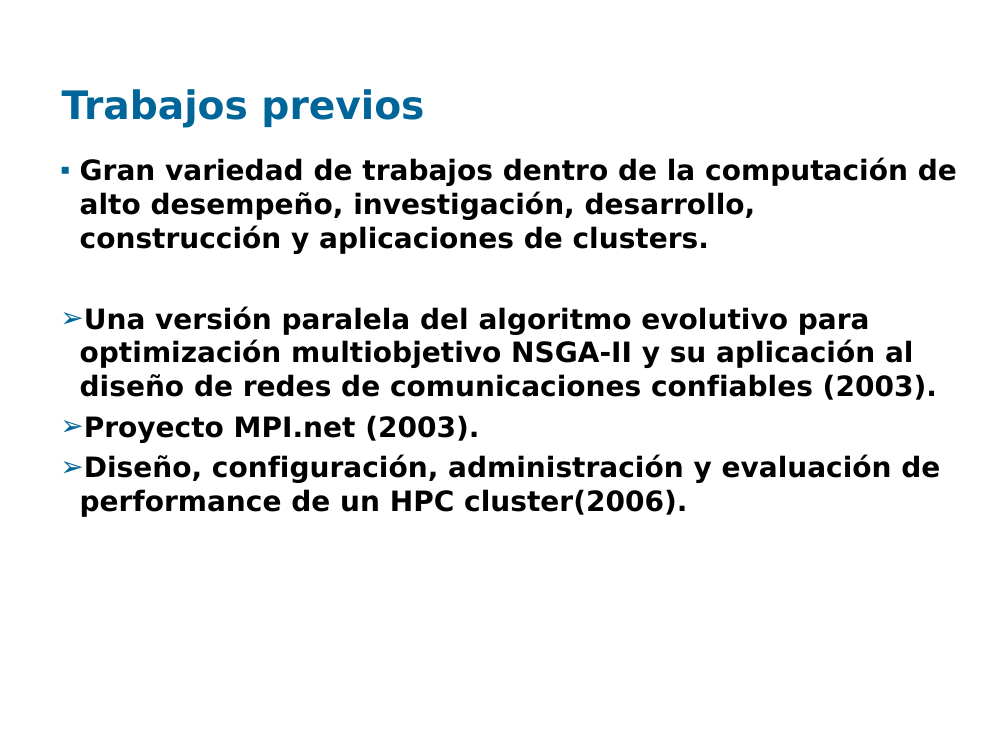
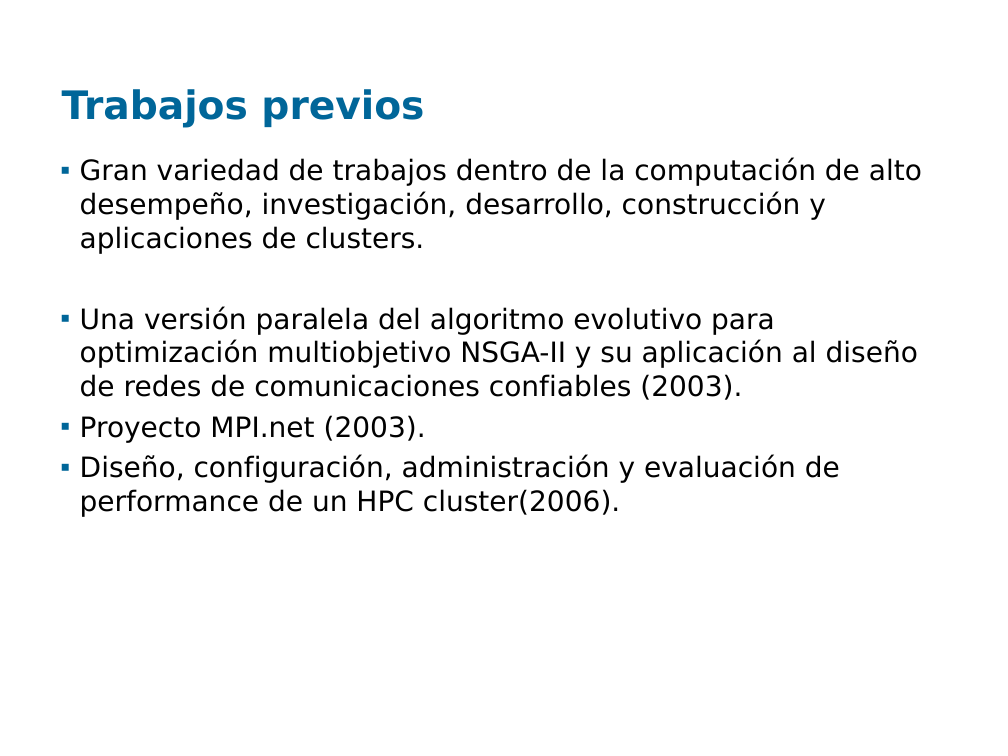
Before and after one commit to santiago-iturriaga/pgruso2007, a slide deck: slide 6 of Documentacion/Presentación Fenton - Paulo.ppt. Drawn at 1008x756 pixels with LibreOffice and Linux fonts; fonts in the diff are those of the drawing; background and template pictures are left out. Boxes give left, top, right and bottom in pixels: in the first picture for what was removed or moved away, otherwise in the second. Text is boxed around its words. In the diff, an @@ line names an element or a change of style, - is before the commit and + after.

```diff
--- a/Documentacion/Presentación Fenton - Paulo.ppt
+++ b/Documentacion/Presentación Fenton - Paulo.ppt
@@ text "Gran variedad de trabajos dentro ..." at (80, 158, 922, 517): bold off; bullet ➢ to ▪ @@
```
Also in this commit, not shown: 4 other slides changed, 1 slide added, 1 slide removed.
